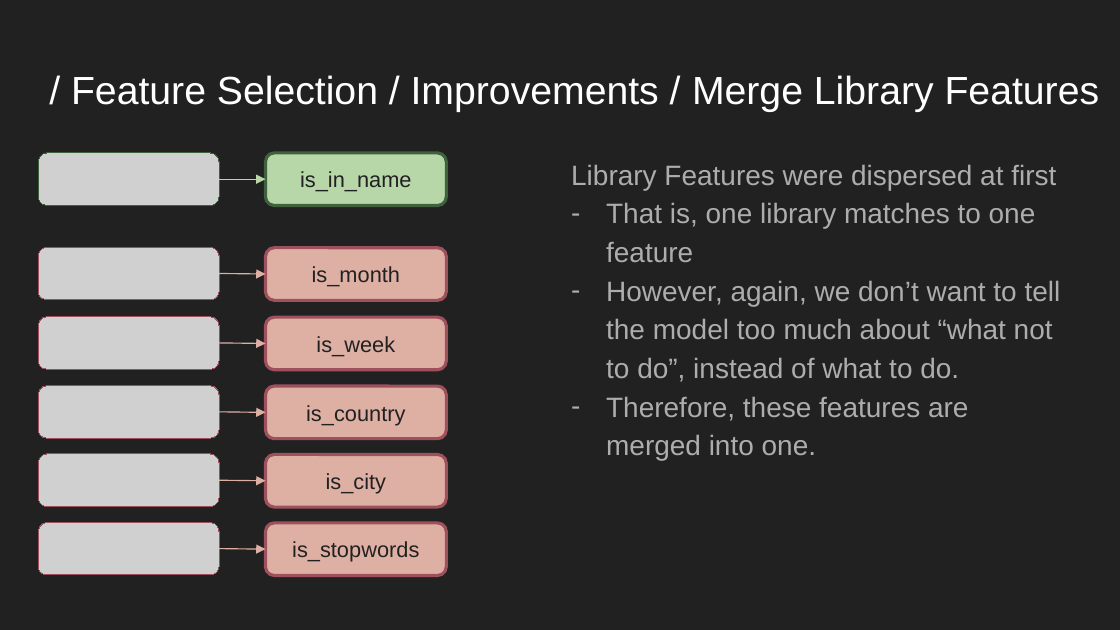
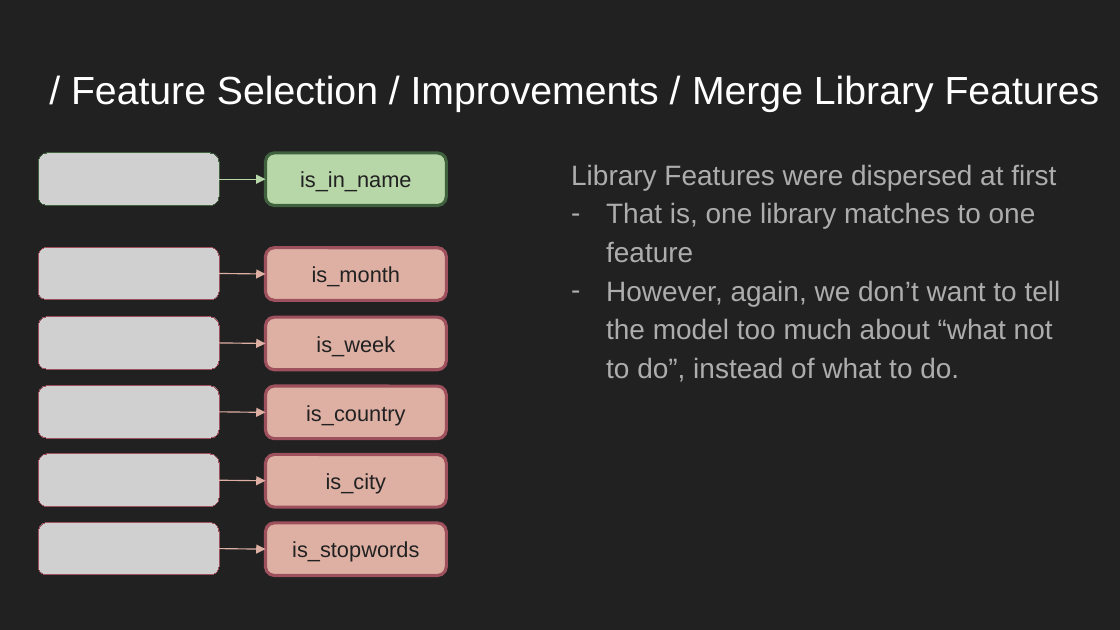
Before and after one commit to YanzhenHuang/CISC3025-Name-Entity, a slide deck: slide 11 of CISC3025-Project3-Presentation.pptx. Drawn at 1120x630 pixels with LibreOffice and Linux fonts; fonts in the diff are those of the drawing; grey boxes stand for pictures. Boxes give left, top, right and bottom in pixels: in the first picture for what was removed or moved away, otherwise in the second. Text is boxed around its words. In the diff, an @@ line names an element or a change of style, - is before the commit and + after.

```diff
--- a/CISC3025-Project3-Presentation.pptx
+++ b/CISC3025-Project3-Presentation.pptx
@@ text at (x1=606, y1=396, x2=968, y2=460): paragraph removed @@
-– Therefore, these features are merged into one.
```
Also in this commit, not shown: 4 other slides changed.
